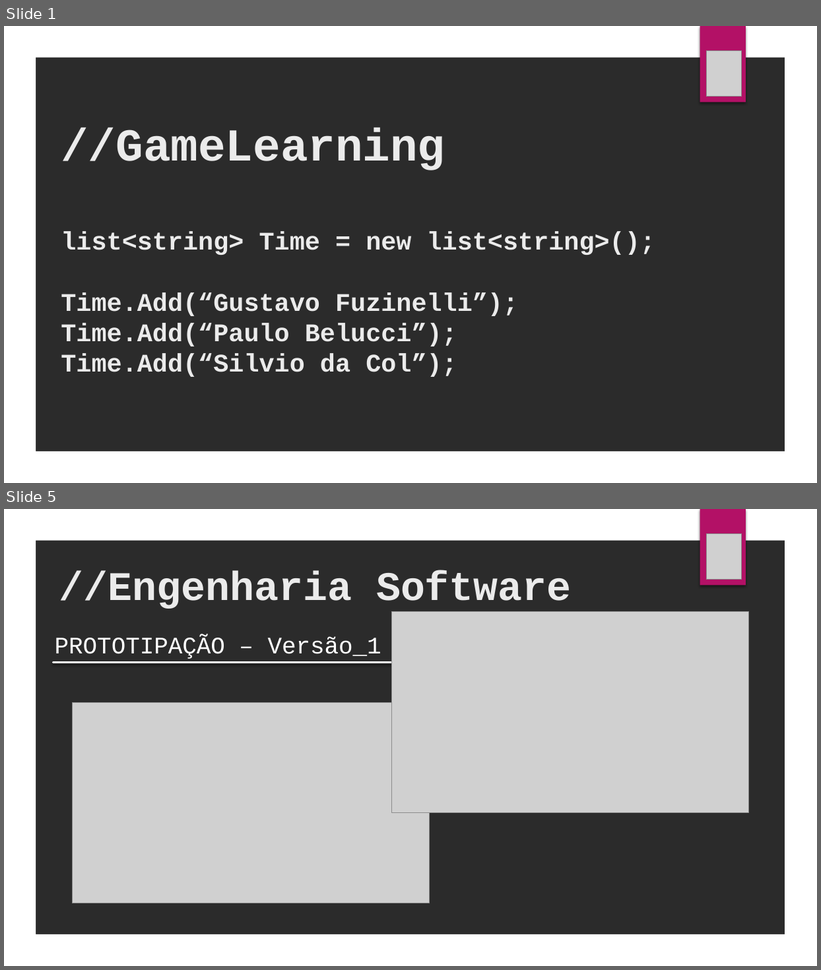
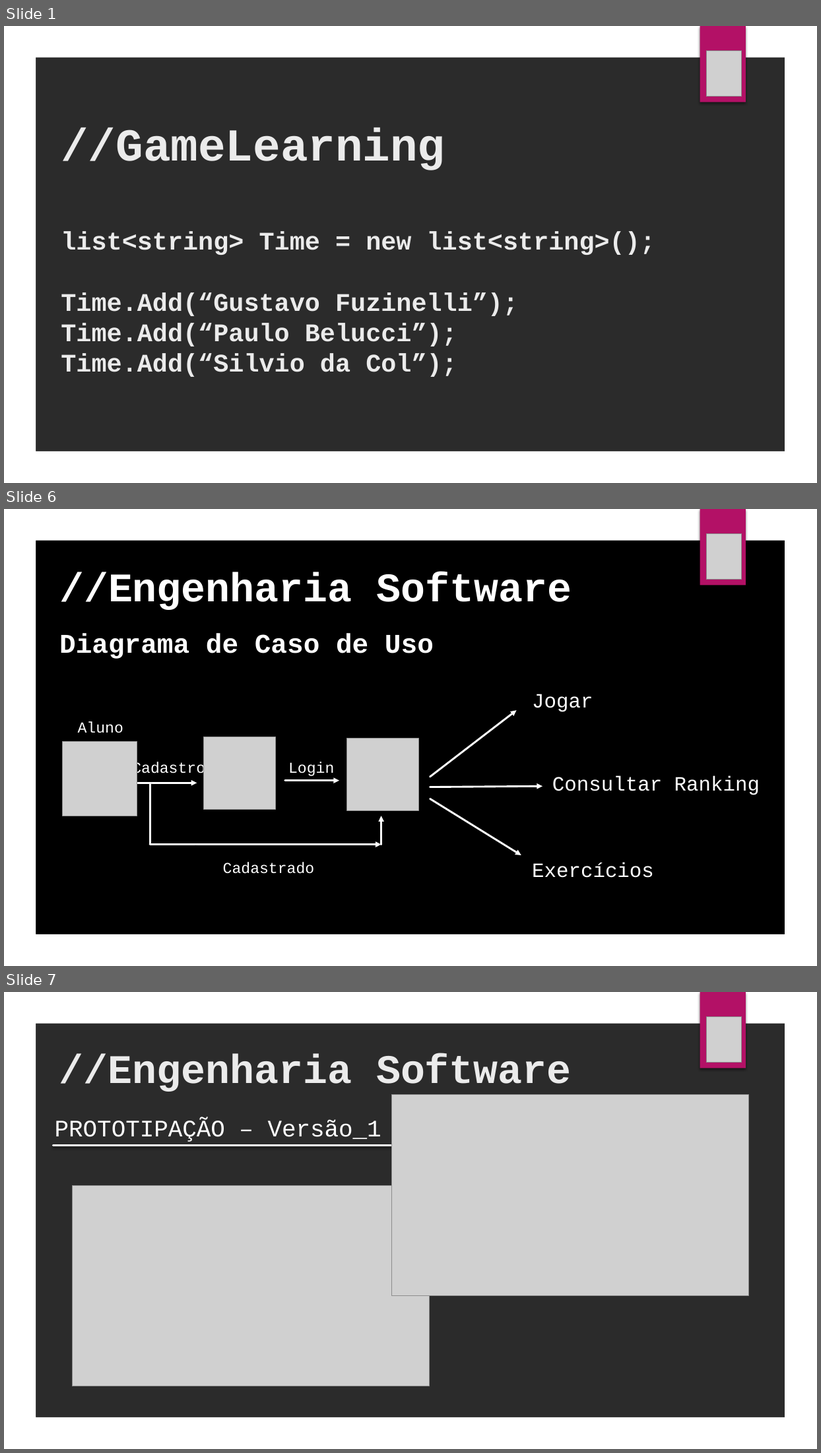
Before and after one commit to SilvioDaCol/ArqFriendly, a slide deck: APRESENTAÇÃO/APRESENTAÇÃO GAMEFRIENDLY.pptx. Shown one above the other, each under a label of ours: slides 1 and 5 before the commit, slides 1, 6 and 7 after it; the slides between them are not shown. The pictures are 821x970 and 821x1453 pixels, drawn with LibreOffice and Linux fonts; fonts in the diff are those of the drawing; grey boxes stand for pictures; background and template pictures are left out; a plain dark background stands for a picture behind light text. Boxes give left, top, right and bottom in pixels: in the first picture for what was removed or moved away, otherwise in the second. Text is boxed around its words. In the diff, an @@ line names an element or a change of style, - is before the commit and + after.

```diff
--- a/APRESENTAÇÃO/APRESENTAÇÃO GAMEFRIENDLY.pptx
+++ b/APRESENTAÇÃO/APRESENTAÇÃO GAMEFRIENDLY.pptx
@@ slide 6 added at (x1=4, y1=509, x2=817, y2=966), background picture (left out) @@
@@ freeform shape added at (x1=4, y1=509, x2=817, y2=966), fill #FFFFFF @@
@@ rectangle added at (x1=700, y1=509, x2=746, y2=586), fill #B31166 @@
@@ picture added at (x1=707, y1=533, x2=741, y2=580) @@
@@ text added at (x1=59, y1=572, x2=572, y2=659), 48 pt, text #FFFFFF, bold @@
+//Engenharia Software
+Diagrama de Caso de Uso
@@ text added at (x1=532, y1=694, x2=593, y2=712), 24 pt, text #FFFFFF @@
+Jogar
@@ text added at (x1=78, y1=722, x2=123, y2=733), 18 pt, text #FFFFFF @@
+Aluno
@@ arrow added from (430, 777) to (516, 710), #FFFFFF 2.25 pt @@
@@ picture added at (x1=62, y1=741, x2=137, y2=817) @@
@@ picture added at (x1=204, y1=737, x2=276, y2=809) @@
@@ picture added at (x1=347, y1=739, x2=418, y2=811) @@
@@ text added at (x1=132, y1=762, x2=205, y2=778), 18 pt, text #FFFFFF @@
+Cadastro
@@ text added at (x1=288, y1=762, x2=334, y2=776), 18 pt, text #FFFFFF @@
+Login
@@ elbow line added from (105, 783) to (195, 844), #FFFFFF 2.25 pt @@
@@ arrow added from (143, 783) to (197, 783), #FFFFFF 2.25 pt @@
@@ arrow added from (285, 781) to (339, 781), #FFFFFF 2.25 pt @@
@@ text added at (x1=552, y1=776, x2=760, y2=795), 24 pt, text #FFFFFF @@
+Consultar Ranking
@@ arrow added from (430, 787) to (543, 787), #FFFFFF 2.25 pt @@
@@ arrow added from (430, 799) to (521, 855), #FFFFFF 2.25 pt @@
@@ arrow added from (382, 844) to (382, 817), #FFFFFF 2.25 pt @@
@@ arrow added from (150, 844) to (382, 844), #FFFFFF 2.25 pt @@
@@ text added at (x1=223, y1=862, x2=315, y2=874), 18 pt, text #FFFFFF @@
+Cadastrado
@@ text added at (x1=532, y1=863, x2=654, y2=878), 24 pt, text #FFFFFF @@
+Exercícios
@@ what was slide 5 is now slide 7 @@
```
Also in this commit, not shown: 3 slides changed, 8 other slides added, 1 slide removed, 5 other files.
